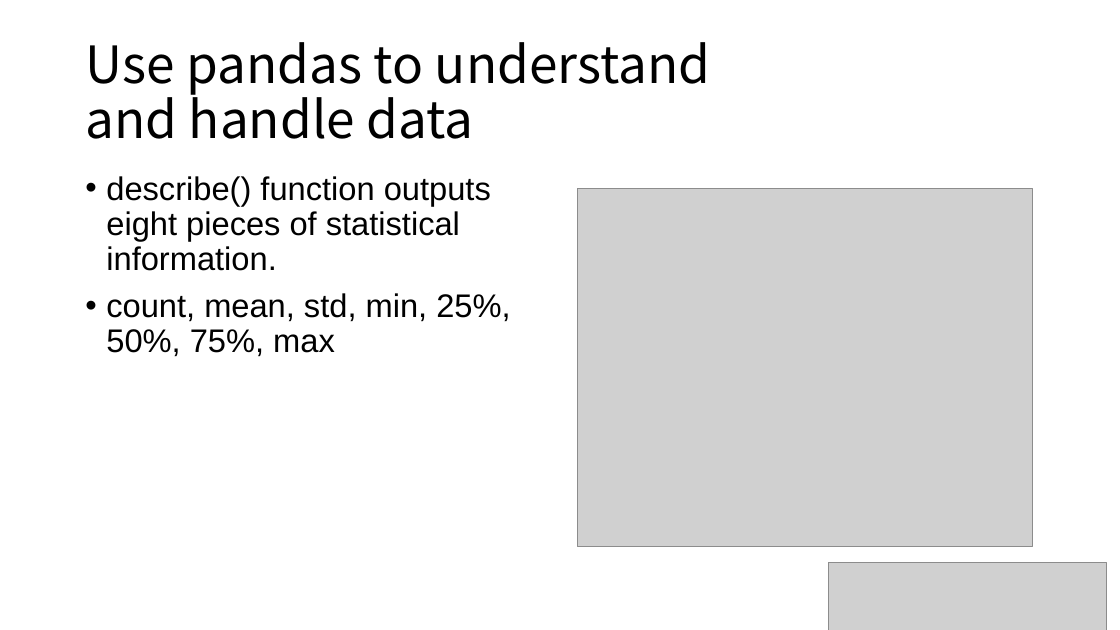
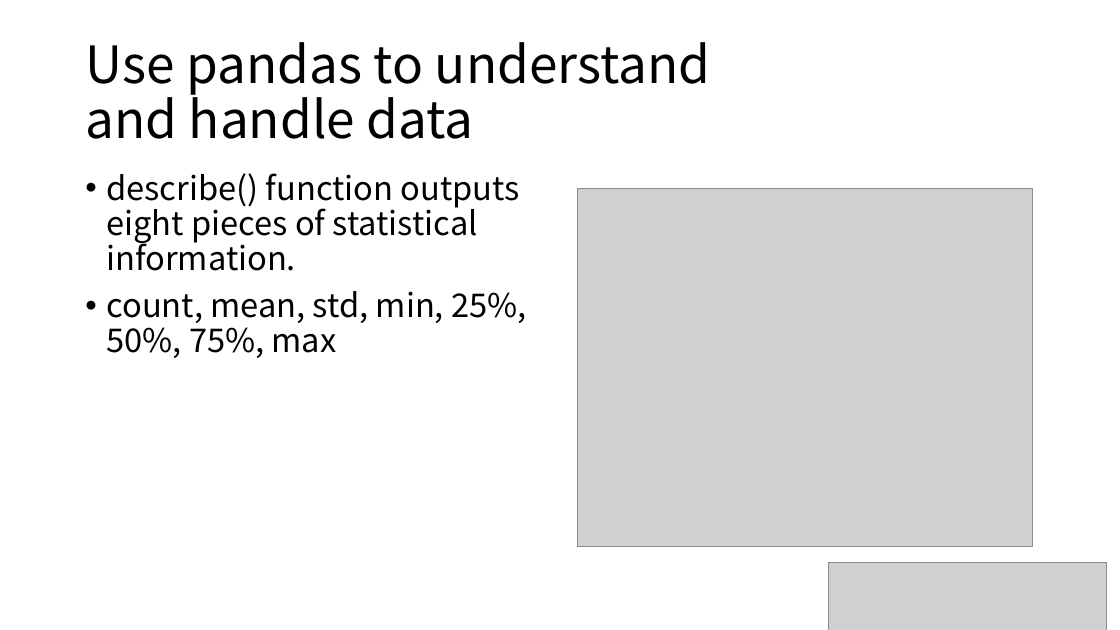
Before and after one commit to majorWallet/Machine_Learning_Algorithms_Library, a slide deck: slide 27 of 1-2_Preparing_MachineLearning.pptx. Drawn at 1120x630 pixels with LibreOffice and Linux fonts; fonts in the diff are those of the drawing; grey boxes stand for pictures. Boxes give left, top, right and bottom in pixels: in the first picture for what was removed or moved away, otherwise in the second. Text is boxed around its words. In the diff, an @@ line names an element or a change of style, - is before the commit and + after.

```diff
--- a/1-2_Preparing_MachineLearning.pptx
+++ b/1-2_Preparing_MachineLearning.pptx
@@ text "describe() function outputs eight pieces ..." at bbox=[106, 173, 526, 358]: font Arial to Noto Sans CJK KR @@
```
Also in this commit, not shown: 4 other slides changed, 7 other files.
